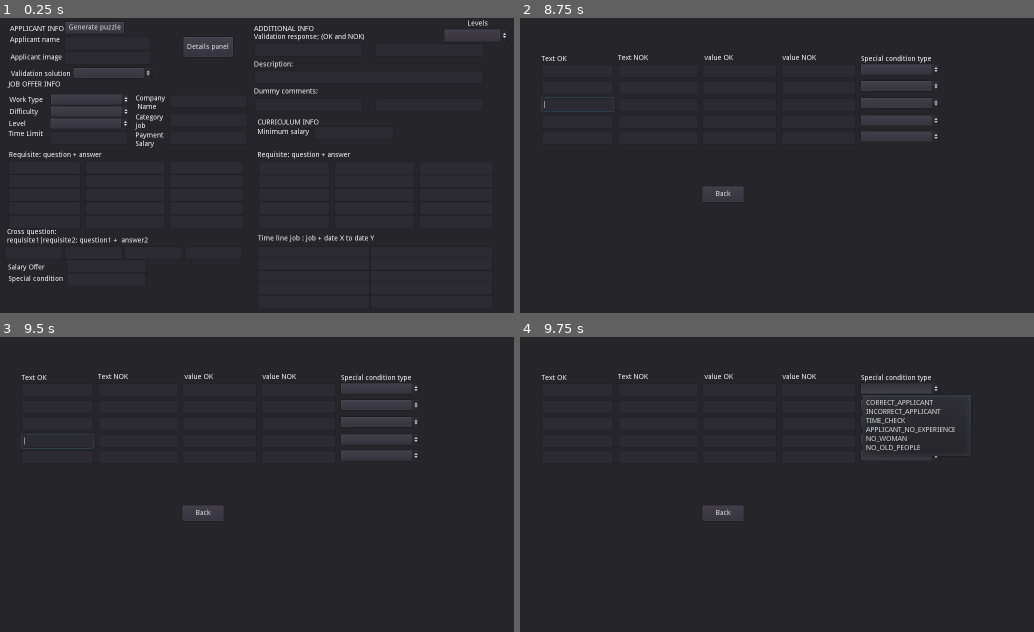
Above: before the commit, frames 1-4 (two rows, left to right).
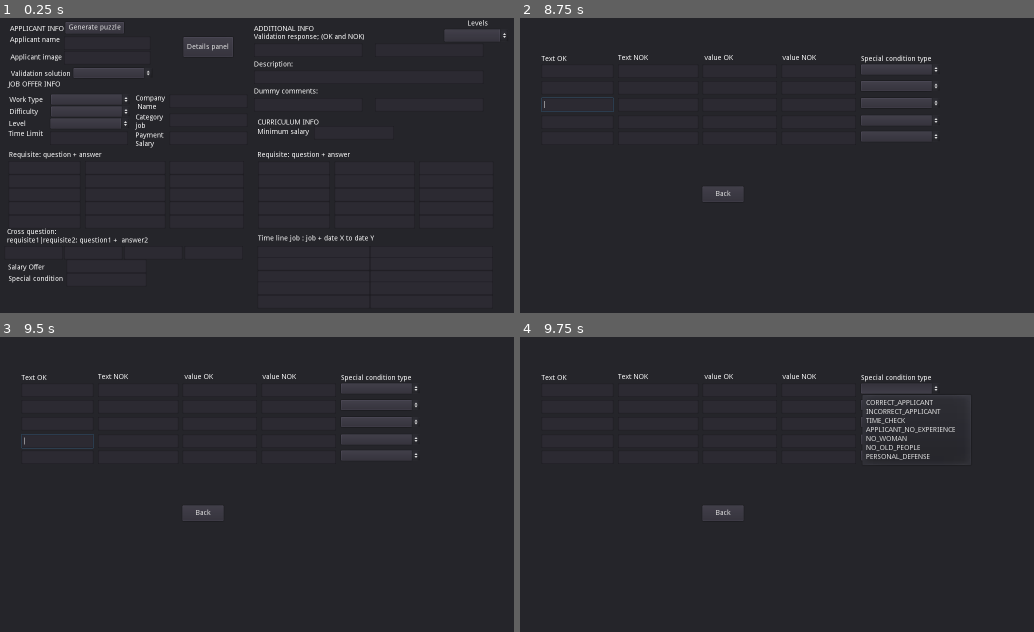
Above: after the commit, the same moments.

Repository: Clovisindo/CV-Please
Game: Godot game, scene res://scenes/_debug/generate_puzzles.tscn
Two runs of this game, one before a commit and one after it. Both use one fixed random seed, a clock stepped at 60 frames per second and the inputs below. This scene is started directly instead of the project's main scene. The engine's default icon, where the game draws it, is replaced by a stand-in: a white triangle on a blue panel in a dark square.
Inputs (mouse positions are in pixels of both pictures, inside the frame that each line leads up to):
- Up to frame 1 (0.25 s): no input
- Up to frame 2 (8.75 s): click (627, 44) at 0.52 s; type "Alex" at 0.6 s; click (627, 56) at 0.75 s; type "12" at 0.83 s; click (607, 138) at 0.98 s; type "12" at 1.07 s; click (730, 100) at 1.27 s; type "Alex" at 1.35 s; click (730, 121) at 1.5 s; type "12" at 1.58 s; click (730, 138) at 1.73 s; type "12" at 1.82 s; click (627, 265) at 2.02 s; type "12" at 2.1 s; click (627, 280) at 2.25 s; type "12" at 2.33 s; click (566, 168) at 2.48 s; type "12" at 2.57 s; click "Generate puzzle" at 2.75 s; click "Details panel" at 3.5 s; click "Generate puzzle" at 4.25 s; click "Details panel" at 5 s; click "Generate puzzle" at 5.75 s; click "Details panel" at 6.5 s; click (612, 100) at 7.25 s; click (612, 112) at 8 s
- Up to frame 3 (9.5 s): click (92, 443) at 8.75 s
- Up to frame 4 (9.75 s): click (900, 387) at 9.52 s

Frames 1-3 are identical in both runs. In frame 4, 0.1% of the frame differs, in the area x 67-82%, y 39-42%.

Commit message:
Añadimos casos del dia 2
Nuevo enum type special condition

Diff:
--- a/data/puzzles/Clovis Tribal.tres
+++ b/data/puzzles/Clovis Tribal.tres
@@ -74,7 +74,7 @@
 
 [sub_resource type="Resource" id=16]
 script = ExtResource( 2 )
-special_condition = 2
+special_condition = 3
 condition_name = "Not first job or no experience."
 question_player = "have any experience? Its a requisite."
 response_applicant = "No... but I have all the qualities."
--- /dev/null
+++ b/data/puzzles/new folder/Brenda Palmer.tres
@@ -0,0 +1,111 @@
+[gd_resource type="Resource" load_steps=19 format=2]
+
+[ext_resource path="res://src/levels/puzzle.gd" type="Script" id=1]
+[ext_resource path="res://src/domain/resources/resource_validation_response.gd" type="Script" id=2]
+[ext_resource path="res://src/domain/resources/resource_dummy_responses.gd" type="Script" id=3]
+[ext_resource path="res://src/domain/resources/resource_detail_payment.gd" type="Script" id=4]
+[ext_resource path="res://src/domain/resources/resource_question_answer.gd" type="Script" id=5]
+[ext_resource path="res://src/domain/resources/resource_timeline_job.gd" type="Script" id=6]
+
+[sub_resource type="Resource" id=1]
+script = ExtResource( 4 )
+type_special_condition = 0
+value_text_ok = "The applicant was good even though she has no experience."
+value_text_nok = "A serious mistake, the candidate was valid and cheap."
+value_ok = 20
+value_nok = -20
+
+[sub_resource type="Resource" id=2]
+script = ExtResource( 4 )
+type_special_condition = 2
+value_text_ok = "Real quick interview!nice job."
+value_text_nok = "Need to be more quick"
+value_ok = 10
+value_nok = -10
+
+[sub_resource type="Resource" id=3]
+script = ExtResource( 3 )
+response1 = ""
+response2 = ""
+
+[sub_resource type="Resource" id=4]
+script = ExtResource( 5 )
+textUI = "Provide food, water and other basic necessities for the animals."
+textUI_secondary = ""
+question = "What do you think of the requirement?"
+answer = "It's okay, I love animals."
+
+[sub_resource type="Resource" id=5]
+script = ExtResource( 5 )
+textUI = "Clean and sanitize cages and equipment."
+textUI_secondary = ""
+question = "They need you to clean the cages."
+answer = "It's fine if they provide the materials."
+
+[sub_resource type="Resource" id=6]
+script = ExtResource( 5 )
+textUI = "Administer medications and vaccinations to the animals."
+textUI_secondary = ""
+question = "Do you have training administering medications and vaccines?"
+answer = "Yes, in my studies as a veterinarian."
+
+[sub_resource type="Resource" id=7]
+script = ExtResource( 5 )
+textUI = "Work with a budget and make sure you choose animals that you can save, not spend resources on impossible cases."
+textUI_secondary = ""
+question = "Are you ok with this?"
+answer = "No...but i'll try to save all animals I could."
+
+[sub_resource type="Resource" id=8]
+script = ExtResource( 5 )
+textUI = "Veterinary Science."
+textUI_secondary = ""
+question = "How many years have you studied?"
+answer = "Four years."
+
+[sub_resource type="Resource" id=9]
+script = ExtResource( 5 )
+textUI = "Rescue and Rehabilitation."
+textUI_secondary = ""
+question = "What you can tell me about that?"
+answer = "It's my specialization."
+
+[sub_resource type="Resource" id=10]
+script = ExtResource( 5 )
+textUI = "Disinfecting and cleaning animal enclosures, and analize rare behaviours in animals."
+textUI_secondary = ""
+question = "What can you tell me about this?"
+answer = "Not much, I think there is nothing more to explain."
+
+[sub_resource type="Resource" id=11]
+script = ExtResource( 6 )
+jobDescription = "No experience"
+timejob = ""
+
+[sub_resource type="Resource" id=12]
+script = ExtResource( 2 )
+validationOKResp = ""
+validationNOKResp = ""
+
+[resource]
+script = ExtResource( 1 )
+validation_response = [ SubResource( 12 ) ]
+description = ""
+dummy_comments = [ SubResource( 3 ) ]
+applicant_name = "Brenda Palmer"
+appl_image = ""
+validate_solution = true
+company_name = "Loving animals center"
+category_job = "Animal Caretaker"
+payment_salary = 150
+work_type = 0
+difficulty = 1
+level_day = 1
+time_limit = 3
+requisites_answers = [ SubResource( 4 ), SubResource( 5 ), SubResource( 6 ), SubResource( 7 ) ]
+cross_questions = [  ]
+salary_offer = 15000
+skills_answers = [ SubResource( 8 ), SubResource( 9 ), SubResource( 10 ) ]
+timeline_jobs = [ SubResource( 11 ) ]
+min_salary = 15000
+detail_validations = [ SubResource( 1 ), SubResource( 2 ) ]
--- /dev/null
+++ b/data/puzzles/new folder/Emi Drunckman.tres
@@ -0,0 +1,125 @@
+[gd_resource type="Resource" load_steps=21 format=2]
+
+[ext_resource path="res://src/levels/puzzle.gd" type="Script" id=1]
+[ext_resource path="res://src/domain/resources/resource_validation_response.gd" type="Script" id=2]
+[ext_resource path="res://src/domain/resources/resource_dummy_responses.gd" type="Script" id=3]
+[ext_resource path="res://src/domain/resources/resource_detail_payment.gd" type="Script" id=4]
+[ext_resource path="res://src/domain/resources/resource_question_answer.gd" type="Script" id=5]
+[ext_resource path="res://src/domain/resources/resource_timeline_job.gd" type="Script" id=6]
+
+[sub_resource type="Resource" id=1]
+script = ExtResource( 5 )
+textUI = "provide product knowledge ,seasonal fruits, nutritional information,all information customers may require."
+textUI_secondary = "Communication."
+question = "...?"
+answer = "So many requirements bother me, it is a job that We know I can do."
+
+[sub_resource type="Resource" id=2]
+script = ExtResource( 4 )
+type_special_condition = 0
+value_text_ok = "The candidate is very confident, but is a good worker."
+value_text_nok = "A serious mistake, the worker was perfect for our needs."
+value_ok = 20
+value_nok = -20
+
+[sub_resource type="Resource" id=3]
+script = ExtResource( 4 )
+type_special_condition = 2
+value_text_ok = "Nice work on time."
+value_text_nok = "Need to be more quick."
+value_ok = 10
+value_nok = -10
+
+[sub_resource type="Resource" id=4]
+script = ExtResource( 3 )
+response1 = ""
+response2 = ""
+
+[sub_resource type="Resource" id=5]
+script = ExtResource( 5 )
+textUI = "provide product knowledge ,seasonal fruits, nutritional information,all information customers may require."
+textUI_secondary = ""
+question = "Can you give all this information?"
+answer = "Yes, of course, anyone who works with fruit knows this."
+
+[sub_resource type="Resource" id=6]
+script = ExtResource( 5 )
+textUI = "Recommending products to customers based on their needs and interests"
+textUI_secondary = ""
+question = "Can you make recommendations to clients?"
+answer = "Of course, who wouldn't love a good piece of fruit?"
+
+[sub_resource type="Resource" id=7]
+script = ExtResource( 5 )
+textUI = "Processing payments and online orders."
+textUI_secondary = ""
+question = "Have you worked with dataphones and online orders?"
+answer = "Yes, it's necessary in almost all jobs."
+
+[sub_resource type="Resource" id=8]
+script = ExtResource( 5 )
+textUI = "Tracking inventory and restocking shelves as needed."
+textUI_secondary = ""
+question = "Have you also dealt with this in other jobs?"
+answer = "Yes, I've normally worked alone or with occasional help."
+
+[sub_resource type="Resource" id=9]
+script = ExtResource( 5 )
+textUI = "Management."
+textUI_secondary = ""
+question = "What more can you tell me about this?"
+answer = "anything else? I think I have already explained this."
+
+[sub_resource type="Resource" id=10]
+script = ExtResource( 5 )
+textUI = "Organization."
+textUI_secondary = ""
+question = "...what do you mean by this?"
+answer = "I work and perform well."
+
+[sub_resource type="Resource" id=11]
+script = ExtResource( 5 )
+textUI = "Communication."
+textUI_secondary = ""
+question = "...?"
+answer = "I'm sorry but I'm tired of repeating myself in interviews, think how difficult it is for the applicants. "
+
+[sub_resource type="Resource" id=12]
+script = ExtResource( 5 )
+textUI = "\"Good Sales Experience\""
+textUI_secondary = ""
+question = "Why is it in quotes?"
+answer = "Some job search's trash words."
+
+[sub_resource type="Resource" id=13]
+script = ExtResource( 6 )
+jobDescription = "Retail Salesperson – Fruits Ponte Retail Store"
+timejob = "(January 2021-– Present)"
+
+[sub_resource type="Resource" id=14]
+script = ExtResource( 2 )
+validationOKResp = ""
+validationNOKResp = ""
+
+[resource]
+script = ExtResource( 1 )
+validation_response = [ SubResource( 14 ) ]
+description = ""
+dummy_comments = [ SubResource( 4 ) ]
+applicant_name = "Emi Drunckman"
+appl_image = ""
+validate_solution = true
+company_name = "Happy fruits market"
+category_job = "fruit shop clerk"
+payment_salary = 150
+work_type = 0
+difficulty = 1
+level_day = 1
+time_limit = 3
+requisites_answers = [ SubResource( 5 ), SubResource( 6 ), SubResource( 7 ), SubResource( 8 ) ]
+cross_questions = [ SubResource( 1 ) ]
+salary_offer = 12000
+skills_answers = [ SubResource( 9 ), SubResource( 10 ), SubResource( 11 ), SubResource( 12 ) ]
+timeline_jobs = [ SubResource( 13 ) ]
+min_salary = 12000
+detail_validations = [ SubResource( 2 ), SubResource( 3 ) ]
--- /dev/null
+++ b/data/puzzles/new folder/George Packet.tres
@@ -0,0 +1,125 @@
+[gd_resource type="Resource" load_steps=22 format=2]
+
+[ext_resource path="res://src/domain/resources/resource_validation_response.gd" type="Script" id=1]
+[ext_resource path="res://src/domain/resources/resource_dummy_responses.gd" type="Script" id=2]
+[ext_resource path="res://src/domain/resources/resource_timeline_job.gd" type="Script" id=3]
+[ext_resource path="res://src/domain/resources/resource_detail_payment.gd" type="Script" id=4]
+[ext_resource path="res://src/domain/resources/resource_question_answer.gd" type="Script" id=5]
+[ext_resource path="res://src/levels/puzzle.gd" type="Script" id=6]
+[ext_resource path="res://src/domain/resources/resource_special_condition.gd" type="Script" id=7]
+
+[sub_resource type="Resource" id=1]
+script = ExtResource( 5 )
+textUI = "relevant certifications and training:aikido black belt."
+textUI_secondary = "Conduct investigations and be proactive to possible illegal acts."
+question = "They may ask you to use this."
+answer = "I don't like the idea, it's a last resort in case a situation becomes dangerous."
+
+[sub_resource type="Resource" id=2]
+script = ExtResource( 4 )
+type_special_condition = 0
+value_text_ok = "We are very happy with the applicant."
+value_text_nok = "Big mistake, we have seen where he works now and we liked it for ourselves."
+value_ok = 20
+value_nok = -20
+
+[sub_resource type="Resource" id=3]
+script = ExtResource( 4 )
+type_special_condition = 2
+value_text_ok = "Nice work on time."
+value_text_nok = "We think the interview has taken too long for a no technical job."
+value_ok = 10
+value_nok = -10
+
+[sub_resource type="Resource" id=4]
+script = ExtResource( 2 )
+response1 = ""
+response2 = ""
+
+[sub_resource type="Resource" id=5]
+script = ExtResource( 5 )
+textUI = "Will patrol and monitor premises to prevent theft, vandalism, and other illegal activities write detailed reports."
+textUI_secondary = ""
+question = "Can you handle this?"
+answer = "Yes, I have experience from previous jobs."
+
+[sub_resource type="Resource" id=6]
+script = ExtResource( 5 )
+textUI = "Restricting access to unauthorized persons, prevent anyone from accessing the shopping center's trash."
+textUI_secondary = ""
+question = "I don't understand why they ask for this..."
+answer = "So that poor people cannot access the food they throw away in good condition and other objects, I don't like that..."
+
+[sub_resource type="Resource" id=7]
+script = ExtResource( 5 )
+textUI = "Conduct investigations and be proactive to possible illegal acts."
+textUI_secondary = ""
+question = "What can you tell me about this about yourself?"
+answer = "It sounds like they want me to go too far with my actions... I should just make sure no one steals."
+
+[sub_resource type="Resource" id=8]
+script = ExtResource( 5 )
+textUI = "Monitoring surveillance equipment."
+textUI_secondary = ""
+question = "Do you have experience with this?"
+answer = "Yes, but you always have to adapt a little to the equipment that each company has."
+
+[sub_resource type="Resource" id=9]
+script = ExtResource( 5 )
+textUI = "Respond to emergency situations."
+textUI_secondary = ""
+question = "How do you work under pressure?"
+answer = "Well, I'm used to the fact that emergencies can happen."
+
+[sub_resource type="Resource" id=10]
+script = ExtResource( 5 )
+textUI = "Relevant certifications and training:aikido black belt."
+textUI_secondary = ""
+question = "Does this help you in your daily work?"
+answer = "Yes, it helps me reduce violent people without hurting them."
+
+[sub_resource type="Resource" id=14]
+script = ExtResource( 7 )
+special_condition = 6
+condition_name = "Certified personal defense knowledge."
+question_player = "How long have you been practicing it?"
+response_applicant = "For now, nine years."
+
+[sub_resource type="Resource" id=11]
+script = ExtResource( 3 )
+jobDescription = "Spring Shield Security Company: Security Guard"
+timejob = "(2022-present)"
+
+[sub_resource type="Resource" id=12]
+script = ExtResource( 3 )
+jobDescription = "MachineLoot Security Company: Security Guard"
+timejob = "(2020-2022)"
+
+[sub_resource type="Resource" id=13]
+script = ExtResource( 1 )
+validationOKResp = ""
+validationNOKResp = ""
+
+[resource]
+script = ExtResource( 6 )
+validation_response = [ SubResource( 13 ) ]
+description = ""
+dummy_comments = [ SubResource( 4 ) ]
+applicant_name = "George Packet"
+appl_image = ""
+validate_solution = true
+company_name = "Exclusive gentle people mail center"
+category_job = "Security guard in private mail center"
+payment_salary = 150
+work_type = 0
+difficulty = 1
+level_day = 1
+time_limit = 0
+requisites_answers = [ SubResource( 5 ), SubResource( 6 ), SubResource( 7 ) ]
+cross_questions = [ SubResource( 1 ) ]
+salary_offer = 14000
+special_condition = SubResource( 14 )
+skills_answers = [ SubResource( 8 ), SubResource( 9 ), SubResource( 10 ) ]
+timeline_jobs = [ SubResource( 11 ), SubResource( 12 ) ]
+min_salary = 14000
+detail_validations = [ SubResource( 2 ), SubResource( 3 ) ]
--- /dev/null
+++ b/data/puzzles/new folder/Robert Gael.tres
@@ -0,0 +1,128 @@
+[gd_resource type="Resource" load_steps=22 format=2]
+
+[ext_resource path="res://src/domain/resources/resource_validation_response.gd" type="Script" id=1]
+[ext_resource path="res://src/domain/resources/resource_dummy_responses.gd" type="Script" id=2]
+[ext_resource path="res://src/domain/resources/resource_detail_payment.gd" type="Script" id=3]
+[ext_resource path="res://src/domain/resources/resource_question_answer.gd" type="Script" id=4]
+[ext_resource path="res://src/domain/resources/resource_timeline_job.gd" type="Script" id=5]
+[ext_resource path="res://src/levels/puzzle.gd" type="Script" id=6]
+[ext_resource path="res://src/domain/resources/resource_special_condition.gd" type="Script" id=7]
+
+[sub_resource type="Resource" id=1]
+script = ExtResource( 4 )
+textUI = "Develop and implement nursing care plans."
+textUI_secondary = "Managing and administering patient care plans."
+question = "But do you have experience in emergencies like this position?"
+answer = "Not really...just palliative care."
+
+[sub_resource type="Resource" id=2]
+script = ExtResource( 3 )
+type_special_condition = 1
+value_text_ok = "Good work, We need a more experienced applicant."
+value_text_nok = "Very bad job, it was clear that he needed more experience."
+value_ok = 20
+value_nok = -20
+
+[sub_resource type="Resource" id=3]
+script = ExtResource( 3 )
+type_special_condition = 2
+value_text_ok = "Nice work on time."
+value_text_nok = "You are wasting time and our resources in these cases."
+value_ok = 10
+value_nok = -10
+
+[sub_resource type="Resource" id=4]
+script = ExtResource( 3 )
+type_special_condition = 5
+value_text_ok = "He meets the requirement, but he was not the right candidate."
+value_text_nok = "He meets the requirement, but he was not the right candidate."
+value_ok = 0
+value_nok = 0
+
+[sub_resource type="Resource" id=5]
+script = ExtResource( 2 )
+response1 = ""
+response2 = ""
+
+[sub_resource type="Resource" id=6]
+script = ExtResource( 4 )
+textUI = "Administer medications and treatments."
+textUI_secondary = ""
+question = "How much experience do you have in this?"
+answer = "Yes, I have one year of experience in a adult daycare center."
+
+[sub_resource type="Resource" id=7]
+script = ExtResource( 4 )
+textUI = "Develop and implement nursing care plans."
+textUI_secondary = ""
+question = "Have you done this at your job?"
+answer = "I have applied standard NCP, but not developed any individualized ones."
+
+[sub_resource type="Resource" id=8]
+script = ExtResource( 4 )
+textUI = "Monitoring vital signs including blood pressure, temperature, and pulse."
+textUI_secondary = ""
+question = "Do you have experience with medical equipment?"
+answer = "Yes, I do it pretty well."
+
+[sub_resource type="Resource" id=9]
+script = ExtResource( 4 )
+textUI = "Performing wound care and other forms of patient care."
+textUI_secondary = ""
+question = "Why do you highlight this?"
+answer = "It's main work I've been doing all year."
+
+[sub_resource type="Resource" id=10]
+script = ExtResource( 4 )
+textUI = "Managing and administering patient care plans."
+textUI_secondary = ""
+question = "Tell me something about this."
+answer = "I focus on better organizing work to make things easier for everyone."
+
+[sub_resource type="Resource" id=11]
+script = ExtResource( 4 )
+textUI = "Documenting patient health information and progress."
+textUI_secondary = ""
+question = "Do you know how to do it?"
+answer = "Yes, all the nursing forms daily work."
+
+[sub_resource type="Resource" id=14]
+script = ExtResource( 7 )
+special_condition = 5
+condition_name = "Not older than fifty-two years."
+question_player = "I see that you meet the requirement."
+response_applicant = "A little strange that they ask for that, right?"
+
+[sub_resource type="Resource" id=12]
+script = ExtResource( 5 )
+jobDescription = "Bachelor of Science in Nursing – Brighttown University "
+timejob = "(2019 -– 2023)"
+
+[sub_resource type="Resource" id=13]
+script = ExtResource( 1 )
+validationOKResp = ""
+validationNOKResp = ""
+
+[resource]
+script = ExtResource( 6 )
+validation_response = [ SubResource( 13 ) ]
+description = ""
+dummy_comments = [ SubResource( 5 ) ]
+applicant_name = "Robert Gael"
+appl_image = ""
+validate_solution = false
+company_name = "Macro private hospital"
+category_job = "Nurse 3+ years experience Hospital"
+payment_salary = 150
+work_type = 0
+difficulty = 1
+level_day = 0
+time_limit = 3
+requisites_answers = [ SubResource( 6 ), SubResource( 7 ), SubResource( 8 ) ]
+cross_questions = [ SubResource( 1 ) ]
+salary_offer = 15000
+special_condition = SubResource( 14 )
+skills_answers = [ SubResource( 9 ), SubResource( 10 ), SubResource( 11 ) ]
+timeline_jobs = [ SubResource( 12 ) ]
+min_salary = 15000
+detail_validations = [ SubResource( 2 ), SubResource( 3 ), SubResource( 4 ) ]
--- a/src/enum.gd
+++ b/src/enum.gd
@@ -22,5 +22,6 @@
 	TIME_CHECK,
 	APPLICANT_NO_EXPERIENCE,
 	NO_WOMAN,
-	NO_OLD_PEOPLE
+	NO_OLD_PEOPLE,
+	PERSONAL_DEFENSE
 }
